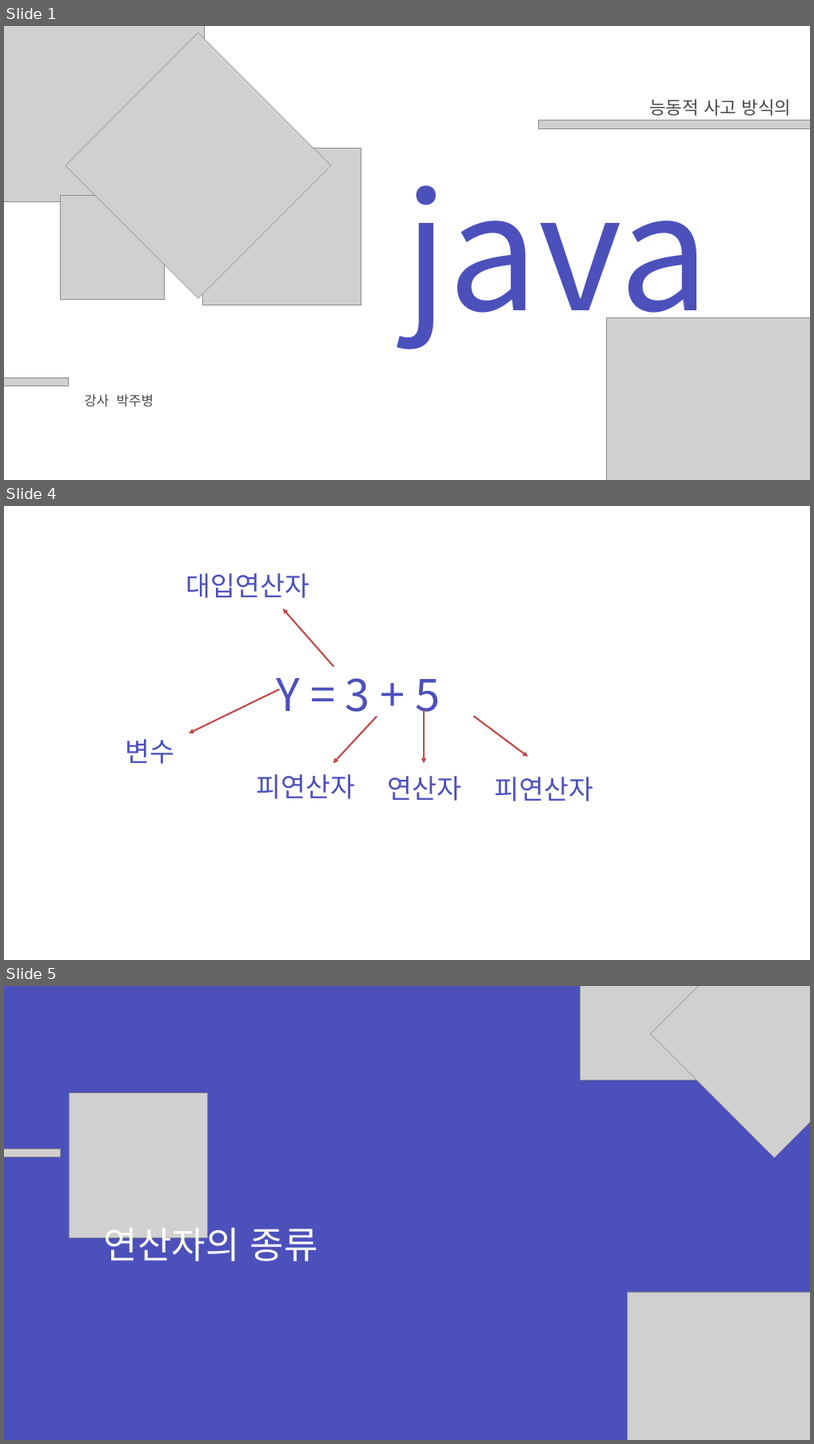
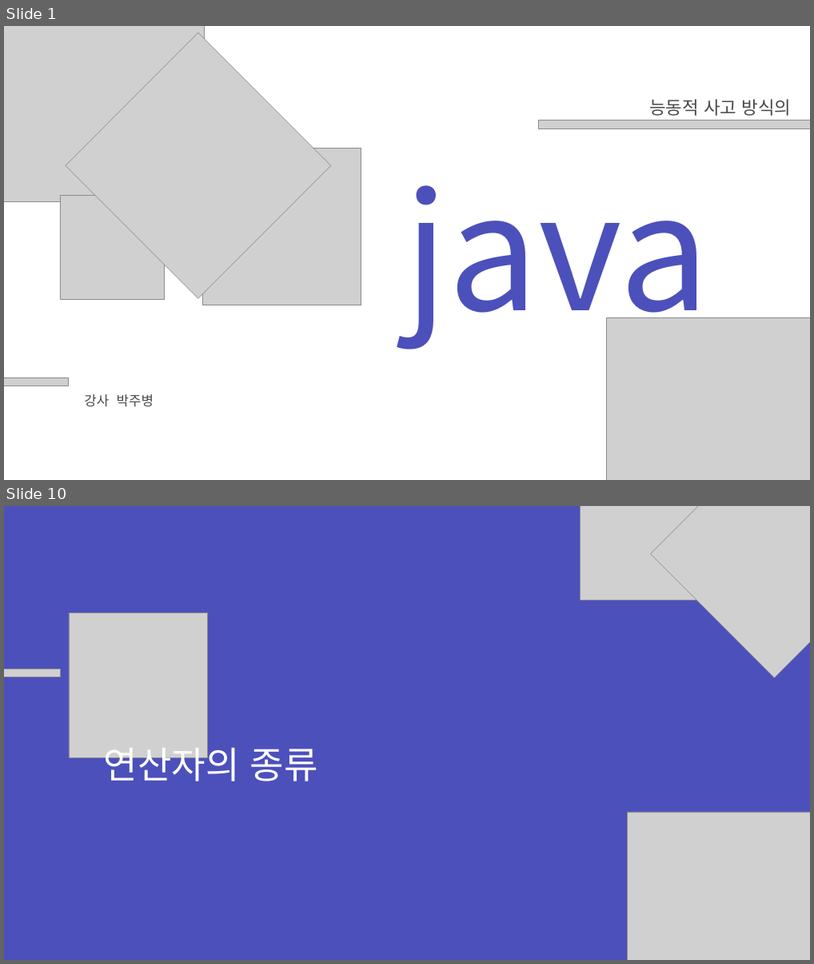
Before and after one commit to zest132/JavaLecture, a slide deck: JavaLecture/LectureFile/java 3강.pptx. Shown one above the other, each under a label of ours: slides 1, 4 and 5 before the commit, slides 1 and 10 after it; the slides between them are not shown. The pictures are 814x1444 and 814x964 pixels, drawn with LibreOffice and Linux fonts; fonts in the diff are those of the drawing; grey boxes stand for pictures. Boxes give left, top, right and bottom in pixels: in the first picture for what was removed or moved away, otherwise in the second. Text is boxed around its words. In the diff, an @@ line names an element or a change of style, - is before the commit and + after.

```diff
--- a/JavaLecture/LectureFile/java 3강.pptx
+++ b/JavaLecture/LectureFile/java 3강.pptx
@@ slide 4 removed at box(4, 506, 810, 960), background #FFFFFF @@
@@ text removed at box(186, 573, 310, 598) @@
-대입연산자
@@ arrow removed from (334, 667) to (283, 608) @@
@@ arrow removed from (279, 689) to (189, 733) @@
@@ text removed at box(277, 678, 440, 722) @@
-Y = 3 + 5
@@ arrow removed from (377, 716) to (334, 764) @@
@@ arrow removed from (424, 709) to (424, 764) @@
@@ arrow removed from (474, 716) to (528, 756) @@
@@ text removed at box(126, 739, 175, 764) @@
-변수
@@ text removed at box(257, 774, 356, 799) @@
-피연산자
@@ text removed at box(388, 776, 462, 800) @@
-연산자
@@ text removed at box(495, 776, 594, 801) @@
-피연산자
@@ what was slide 5 is now slide 10 @@
```
Also in this commit, not shown: 1 slide changed, 7 slides added, 1 other slide removed, 5 other files.
